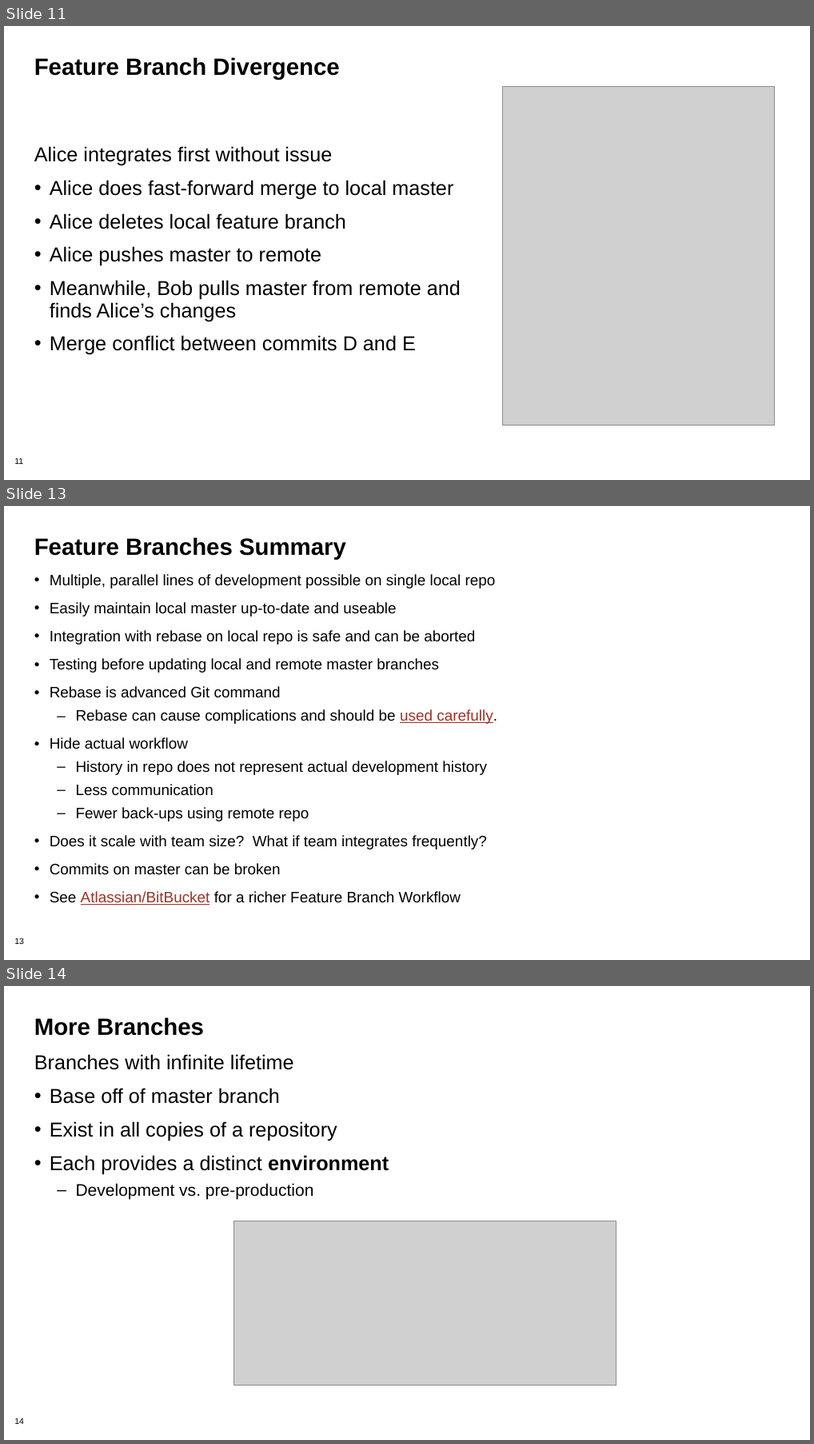
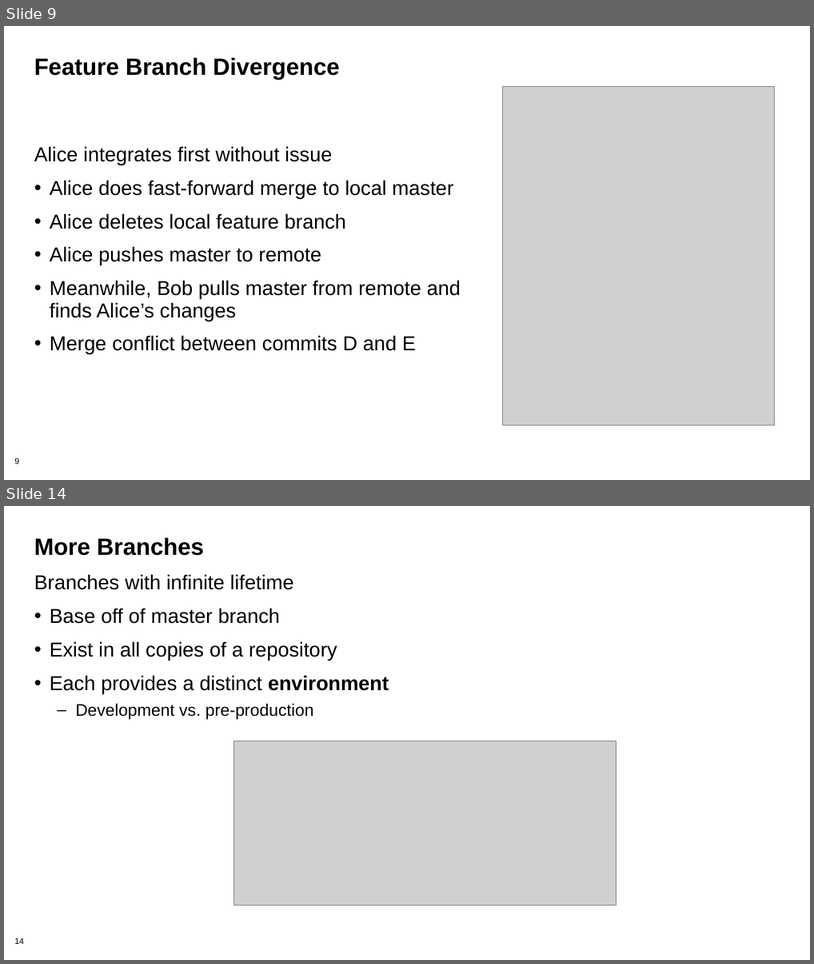
Before and after one commit to betterscientificsoftware/bssw-tutorial, a slide deck: presentations/03-gitworkflows.pptx. Shown one above the other, each under a label of ours: slides 11, 13 and 14 before the commit, slides 9 and 14 after it; the slides between them are not shown. The pictures are 814x1444 and 814x964 pixels, drawn with LibreOffice and Linux fonts; fonts in the diff are those of the drawing; grey boxes stand for pictures; background and template pictures are left out. Boxes give left, top, right and bottom in pixels: in the first picture for what was removed or moved away, otherwise in the second. Text is boxed around its words. In the diff, an @@ line names an element or a change of style, - is before the commit and + after.

```diff
--- a/presentations/03-gitworkflows.pptx
+++ b/presentations/03-gitworkflows.pptx
@@ slide 13 removed at (4, 506, 810, 960), background #FFFFFF; not listed: 1 template element that a slide beside it also shows @@
@@ title removed at (34, 537, 346, 560) @@
-Feature Branches Summary
@@ text removed at (50, 574, 498, 904) @@
-• Multiple, parallel lines of development possible on single local repo
-• Easily maintain local master up-to-date and useable
-• Integration with rebase on local repo is safe and can be aborted
-• Testing before updating local and remote master branches
-• Rebase is advanced Git command
-  – Rebase can cause complications and should be used carefully.
-• Hide actual workflow
-  – History in repo does not represent actual development history
-  – Less communication
-  – Fewer back-ups using remote repo
-• Does it scale with team size? What if team integrates frequently?
-• Commits on master can be broken
-• See Atlassian/BitBucket for a richer Feature Branch Workflow
@@ what was slide 11 is now slide 9 @@
@@ page number at (14, 457, 19, 464): text changed @@
-11
+9
```
Also in this commit, not shown: 2 slides changed, 3 slides added, 2 other slides removed.
